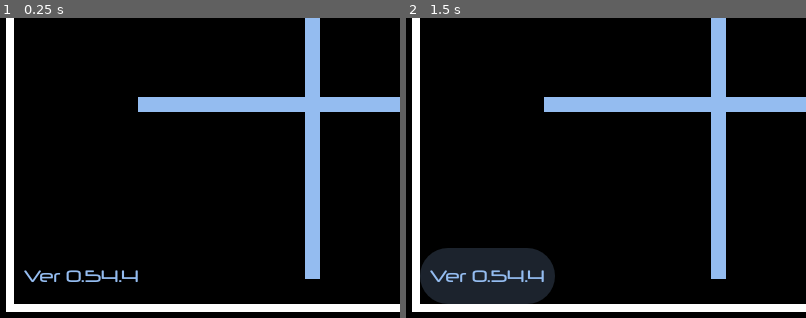
Above: before the commit, frames 1-2 (left to right).
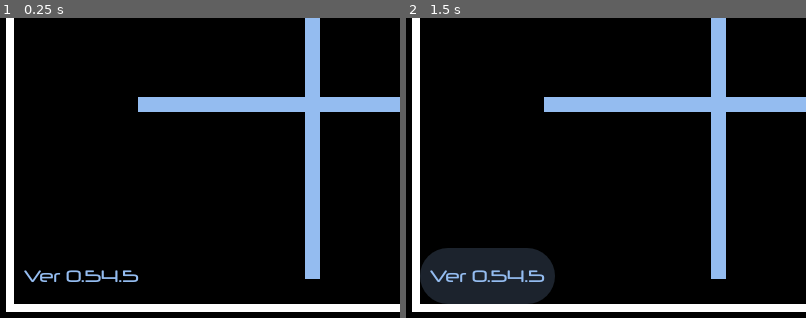
Above: after the commit, the same moments.

Repository: joshuafolkken/tic-tac-toe
Game: Godot game, scene res://scenes/main.tscn
The game is run twice, just before and just after one commit, with the same random seed, the same clock (stepped at 60 frames per second) and the same inputs.
Inputs (mouse positions are % of the whole screen's width and height, from its top left):
- Up to frame 1 (0.25 s): no input
- Up to frame 2 (1.5 s): click (28, 21) at 0.52 s; click "Ver 0.54.4" (after the commit: "Ver 0.54.5") at 1.25 s
The pictures show only the part of the screen within x 0-50%, y 50-100%; the shares and areas given below are measured in that part.

The runs differ from the first frame. In frame 1, 0.1% of the frame differs, in the area x 30-35%, y 84-88%; in frame 2, 0.1%.

Commit message:
fix auto tag workflow #173

Diff:
--- a/project.godot
+++ b/project.godot
@@ -11,7 +11,7 @@
 [application]
 
 config/name="Tic Tac Toe"
-config/version="0.54.4"
+config/version="0.54.5"
 run/main_scene="res://scenes/main.tscn"
 config/features=PackedStringArray("4.3", "GL Compatibility")
 config/icon="res://icon.svg"
Not shown, changed: .github/workflows/auto-tag.yml
